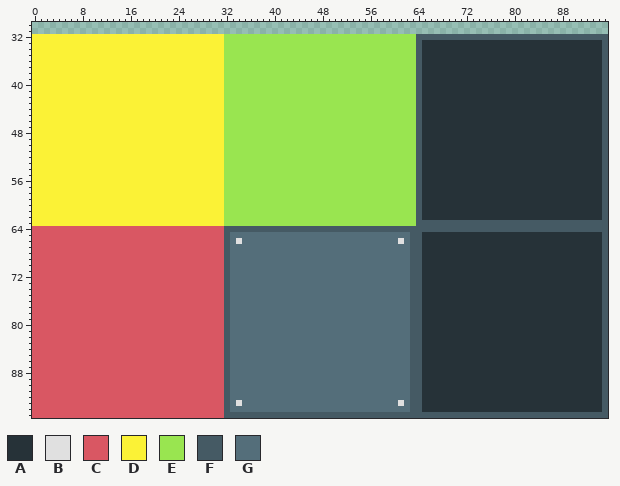
One commit to this pixel-art file: Assets/AnimationImporter-master/tiles/tile.ase. The picture above is the old version.
96x96 pixels, 1 frame. Shown: x 0..95, y 30..95.
Palette (. is transparent): A #263238  B #e0e0e0  C #d95763  D #fbf236  E #99e550  F #455a64  G #546e7a
After:
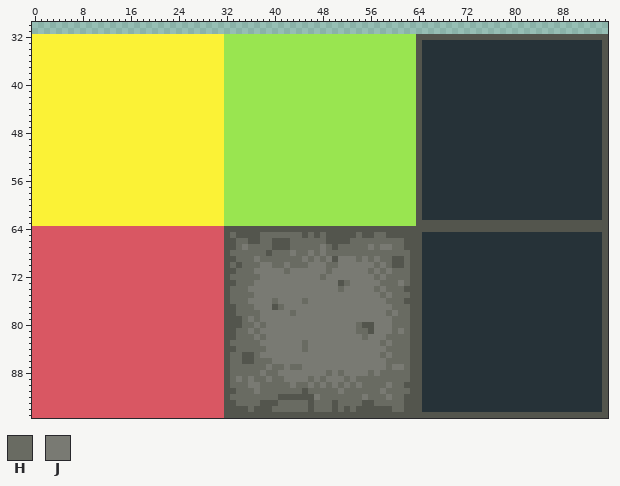
Colours new in this view: H #696b62  J #797a73
Diff:
colour F: #455a64 -> #53554d
Changed rows in their new state; - is a pixel that keeps its letter.
first column x 33:
65 HFFFFHHHHHHHFHFHFFFFFHFFHHFFFF
66 FHHFFHHFFFHHHHHHFFFFHHHHHHHHHF
67 FHJHHHHFFFHHHHHJHFHHHHHJHJJHHF
68 HHHHHHFHHHJHHJHJHHHHHHHHHHHHHH
69 FHHHJHHHHHHHJHJHJFJJJHJHJHHFFH
70 HFHHHJJHHJHHHJJJHHJJJJJJHJHFFH
71 FHHHJJJJJHJJJJJJHJJJJJJHJHJHHH
72 HHHHHJJJJJJJJJJHJJJJJJJJHJHHHH
73 FHHHJJJJJJJJJJJJJJFHJJJJJHHHJH
74 HHHJJJJJJJJJJJJJJJHJJJJJHJHHHF
75 HHHHJJJJJJJJJJJJJJJJJJJJJHJHHH
76 HHHJJJJHJJJJHJJJJJJJJJJJJJHHHF
77 FHHHJJJFHJJJJJJJJJJJJJJJJJJHHH
78 FHHHHJJJJJHJJJJJJJJJJJJJJJHJHH
79 FFHJHJJJJJJJJJJJJJJJJJJJJJJHHH
80 FFHHJHJJJJJJJJJJJJJJJHFFJJJHHH
81 FHHJHJJJJJJJJJJJJJJJJHHFJJJHJH
82 FHHHJHJJJJJJJJJJJJJJJJHJJJHHHH
83 HHHHHJJJJJJJHJJJJJJJJJJJJHJHHH
84 FHHHHHJJJJJJHJJJJJJJJJJJJJHHHH
85 HHFFHJJJJJJJJJJJJJJJJJJJJHJHHH
86 HHFFHHHJJJJJJJJJJJJJJJJJJJHHHH
87 HHHHHHJHHJHHJJJJJJJJJJJJJJHJJH
88 HHHHHJHHJJJJJJJJHJHJJJJHJHHHHH
89 HJHJHHJHHJJJJHJHJJJHJHHHHHHHHH
90 HHHJJHHHHHJHHJHJHJHJHJHHHHJHHF
91 FHHHJHHHHHHHFHHHHHJHHHHHHJHHHH
92 HHHHHHHHFFFFFFJHHHHHHHJHHHJHHF
93 FHHHHFFFHHHHHFHHHFHHHHFFHHHHHF
94 FFFHFFFHHHHHHFHHHFHFHFFFFFFHHF
Boxes around the changes in both pictures, in picture pixels (x1, y1, x2, y2):
changed: (224, 34, 608, 418)
